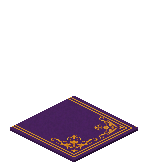
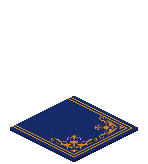
Layered file, before and after one edit (w=148, h=164). Changes by layer:
pixels changed over bbox(10, 96, 138, 162) (layer not identified)
